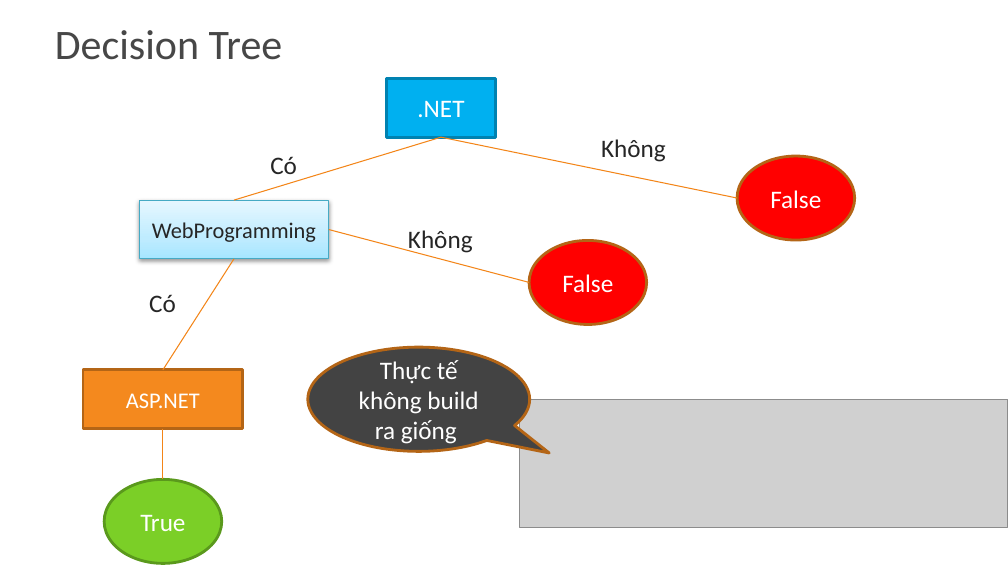
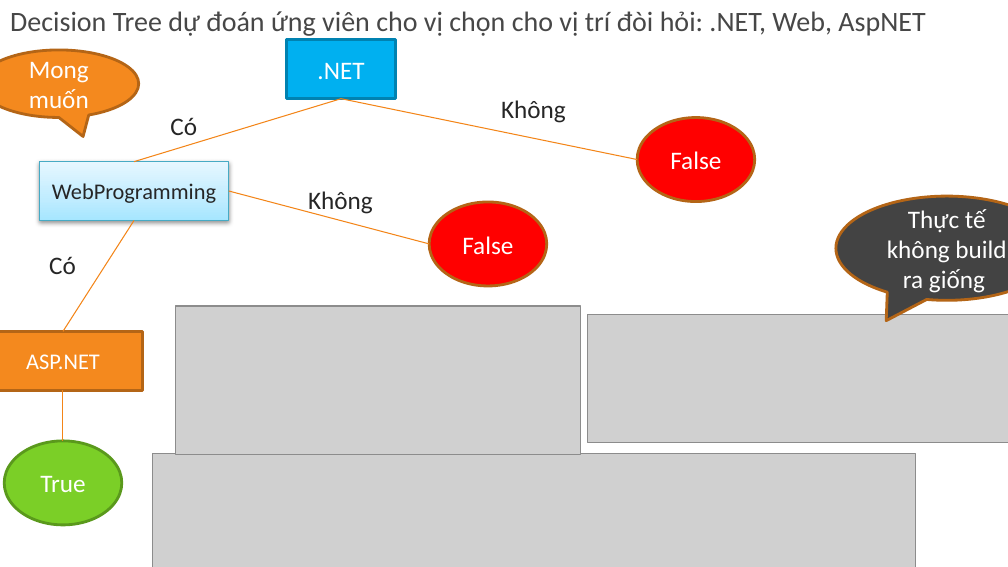
Before and after one commit to khanhduy94/jobzoom, a slide deck: slide 15 of Documents/JobZoom.pptx. Drawn at 1008x567 pixels with LibreOffice and Linux fonts; fonts in the diff are those of the drawing; grey boxes stand for pictures; background and template pictures are left out. Boxes give left, top, right and bottom in pixels: in the first picture for what was removed or moved away, otherwise in the second. Text is boxed around its words. In the diff, an @@ line names an element or a change of style, - is before the commit and + after.

```diff
--- a/Documents/JobZoom.pptx
+++ b/Documents/JobZoom.pptx
@@ title at box(10, 11, 925, 36): text changed; size 30 to 20 pt @@
-Decision Tree
+Decision Tree dự đoán ứng viên cho vị chọn cho vị trí đòi hỏi: .NET, Web, AspNET
@@ speech bubble added at box(0, 50, 138, 118), fill #F4891E, outline #B56516 2 pt, 18 pt, text #FFFFFF @@
+Mong muốn
@@ speech bubble "Thực tế không build ra ...": place and size @@
-speech bubble "Thực tế không build ra ..." at box(307, 347, 529, 451)
+speech bubble "Thực tế không build ra ..." at box(836, 197, 1008, 300)
@@ speech bubble "Thực tế không build ra ..." at box(836, 197, 1008, 300): proportions changed @@
@@ picture added at box(175, 306, 581, 455) @@
@@ picture: place and size @@
-picture at box(520, 399, 1008, 527)
+picture at box(588, 314, 1008, 443)
@@ 5 lines, 4 texts, 3 rectangles, 3 ellipses: place and size @@
-5 lines, 4 texts, 3 rectangles, 3 ellipses at box(83, 79, 855, 563)
+5 lines, 4 texts, 3 rectangles, 3 ellipses at box(0, 40, 755, 524)
@@ picture added at box(152, 454, 915, 567) @@
```
Also in this commit, not shown: 2 other files.
